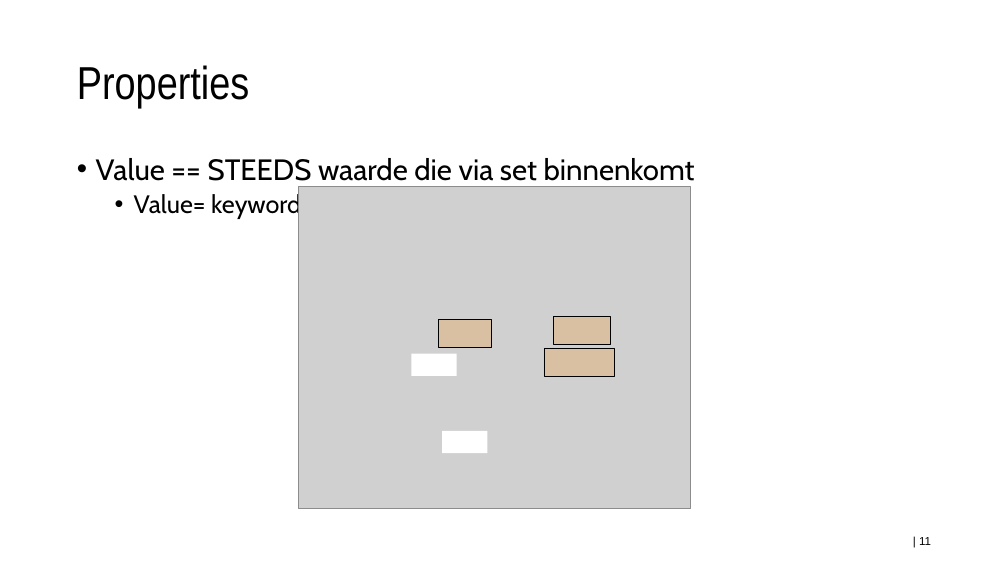
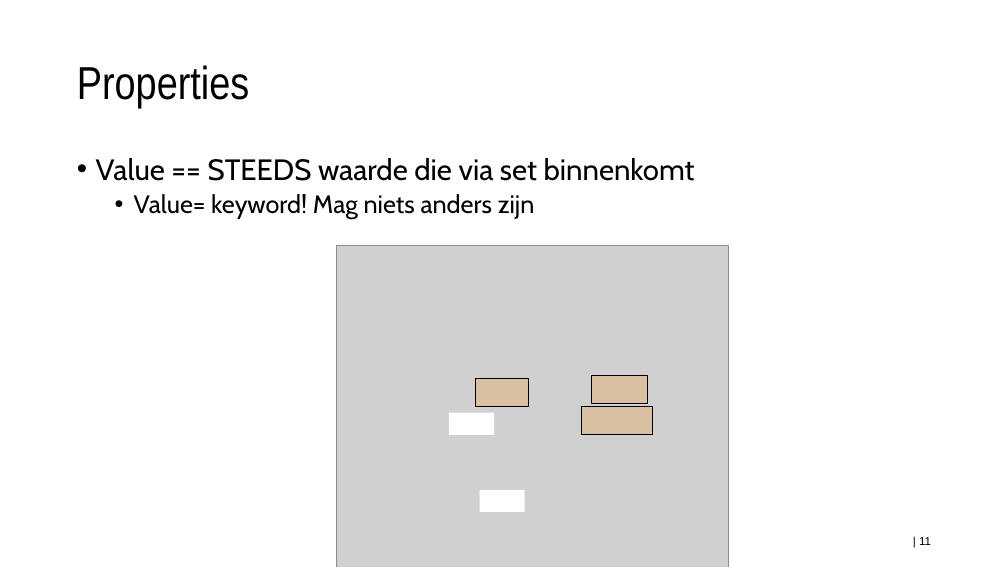
Before and after one commit to timdams/csharpbook, a slide deck: slide 11 of _SLIDES/2020_DEEL2/H1-OOP/les4_properties.pptx. Drawn at 1008x567 pixels with LibreOffice and Linux fonts; fonts in the diff are those of the drawing; grey boxes stand for pictures; background and template pictures are left out. Boxes give left, top, right and bottom in pixels: in the first picture for what was removed or moved away, otherwise in the second. Text is boxed around its words. In the diff, an @@ line names an element or a change of style, - is before the commit and + after.

```diff
--- a/_SLIDES/2020_DEEL2/H1-OOP/les4_properties.pptx
+++ b/_SLIDES/2020_DEEL2/H1-OOP/les4_properties.pptx
@@ 3 rectangles: place and size @@
-3 rectangles at [439,316,610,453]
+3 rectangles at [476,375,648,512]
@@ 2 rectangles, 1 picture: place and size @@
-2 rectangles, 1 picture at [299,186,691,508]
+2 rectangles, 1 picture at [337,245,729,567]
```
Also in this commit, not shown: 14 other slides changed, 3 other files.
